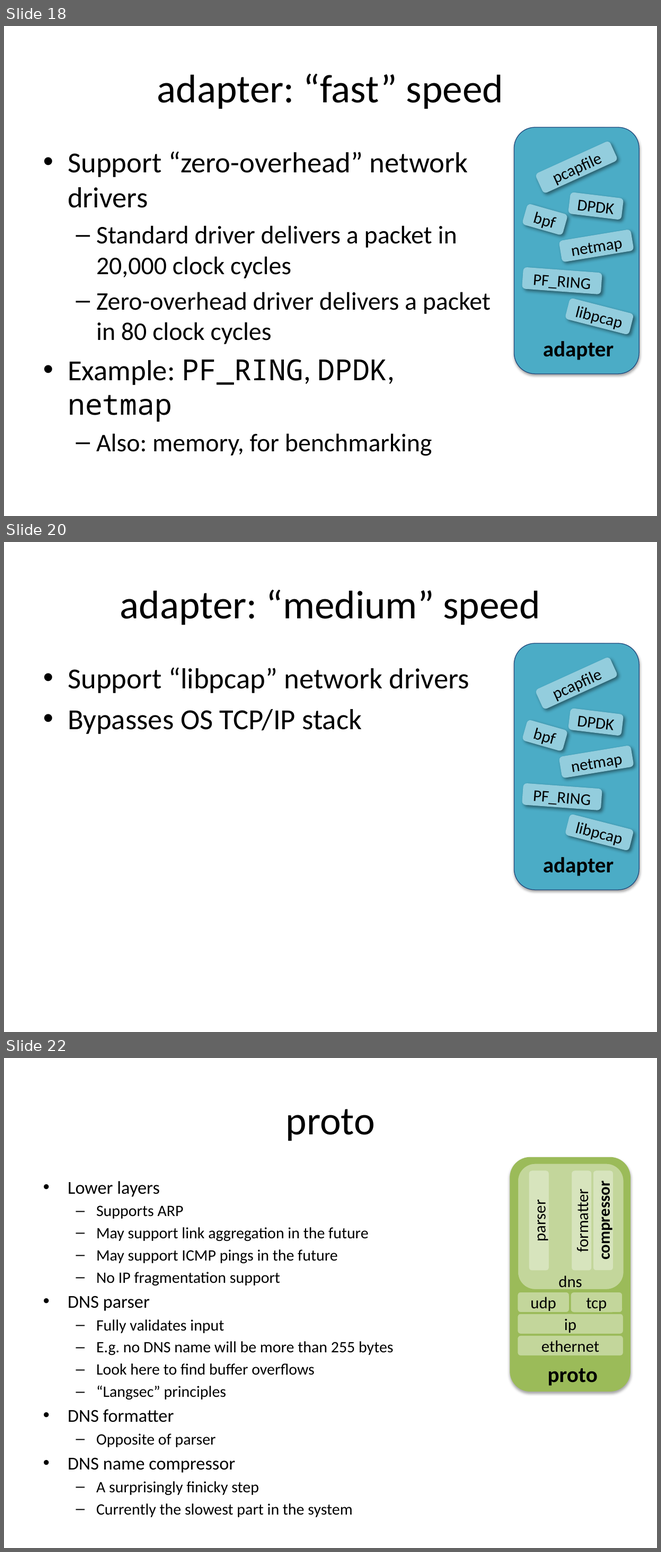
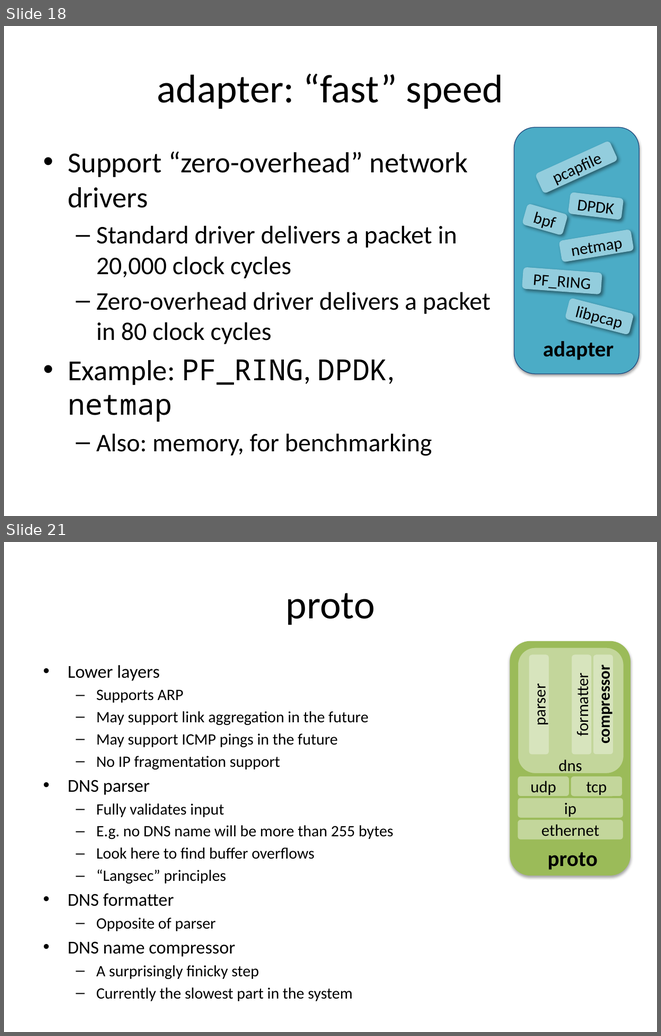
Before and after one commit to robertdavidgraham/robdns, a slide deck: doc/high-level-design.pptx. Shown one above the other, each under a label of ours: slides 18, 20 and 22 before the commit, slides 18 and 21 after it; the slides between them are not shown. The pictures are 661x1552 and 661x1036 pixels, drawn with LibreOffice and Linux fonts; fonts in the diff are those of the drawing. Boxes give left, top, right and bottom in pixels: in the first picture for what was removed or moved away, otherwise in the second. Text is boxed around its words. In the diff, an @@ line names an element or a change of style, - is before the commit and + after.

```diff
--- a/doc/high-level-design.pptx
+++ b/doc/high-level-design.pptx
@@ slide 20 removed at <box>4,542,657,1032</box>, background #FFFFFF @@
@@ title removed at <box>120,590,540,625</box> @@
-adapter: “medium” speed
@@ rounded rectangle removed at <box>514,643,639,889</box> @@
@@ text removed at <box>68,667,469,734</box> @@
-• Support “libpcap” network drivers
-• Bypasses OS TCP/IP stack
@@ rounded rectangle removed at <box>535,656,618,710</box> @@
-pcapfile
@@ rounded rectangle removed at <box>568,708,624,736</box> @@
-DPDK
@@ rounded rectangle removed at <box>522,720,568,752</box> @@
-bpf
@@ rounded rectangle removed at <box>559,745,634,778</box> @@
-netmap
@@ rounded rectangle removed at <box>522,783,602,810</box> @@
-PF_RING
@@ rounded rectangle removed at <box>565,813,634,851</box> @@
-libpcap
@@ text removed at <box>543,857,614,876</box> @@
-adapter
@@ what was slide 22 is now slide 21 @@
```
Also in this commit, not shown: 6 slides changed, 6 slides added, 45 other files.
